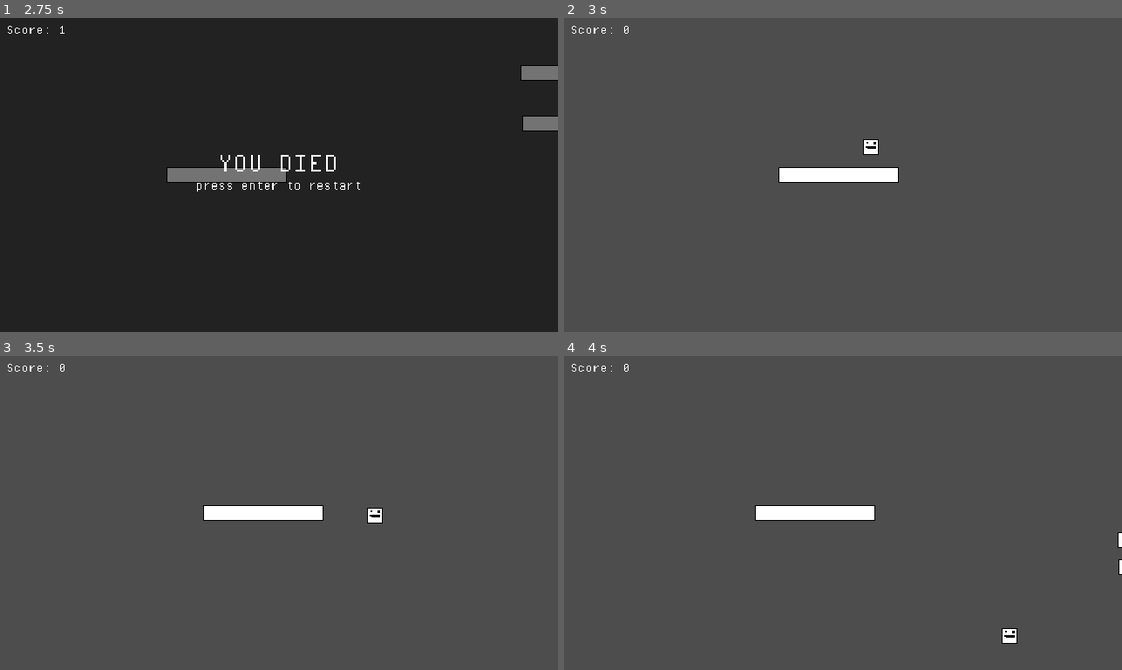
Above: before the commit, frames 1-4 (two rows, left to right).
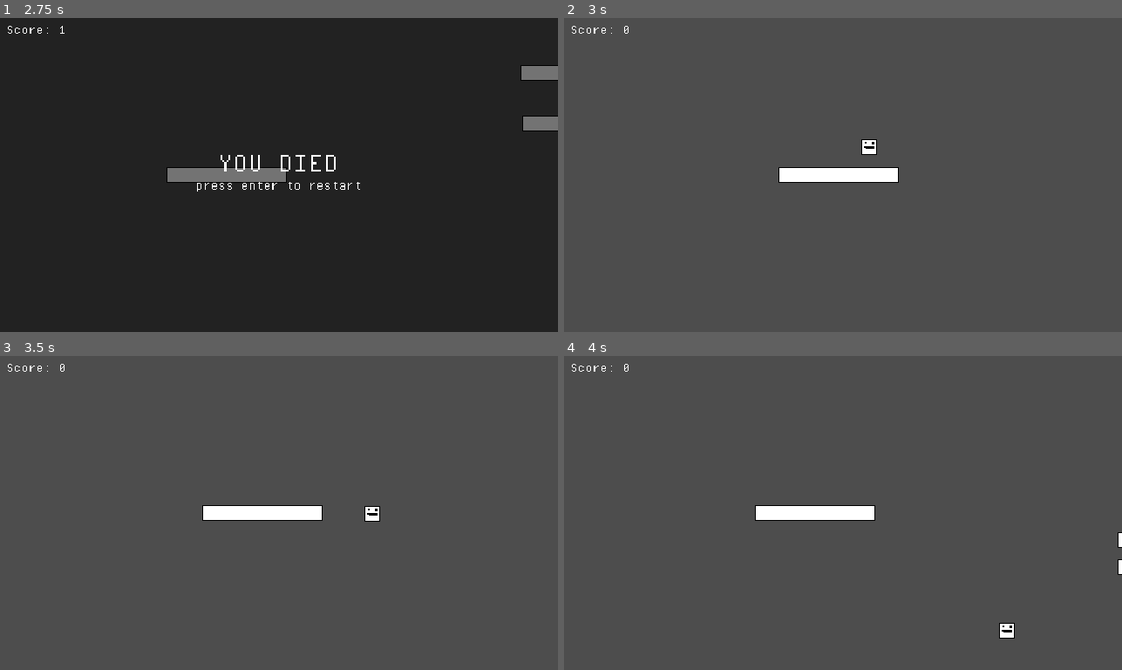
Above: after the commit, the same moments.

Repository: ragg967/jumping_game
Game: Godot game, scene res://scenes/main.tscn
Same seed, same stepped clock (60 frames per second), same inputs: the game is played once before the commit and once after it.
Inputs:
- Up to frame 1 (2.75 s): tap Enter (restart) at 0.5 s; hold D (moveRight) 0.53-2.03 s; tap Space (jump) at 0.6, 0.77, 1.07, 1.52, 1.55, 1.82, 2.1 s; tap F at 1.35 s; hold A (moveLeft) from 2.03 s (still down)
- Up to frame 2 (3 s): tap Enter (restart) at 2.75 s; release A (moveLeft) at 2.78 s; hold D (moveRight) from 2.78 s (still down); tap F at 2.85 s
- Up to frame 3 (3.5 s): keep holding D (moveRight); tap Space (jump) at 3.02, 3.05, 3.32 s
- Up to frame 4 (4 s): keep holding D (moveRight); tap Space (jump) at 3.6, 3.77 s

Frame 1 is identical in both runs. In frame 2, less than 0.1% of the frame differs, in the area x 53-57%, y 38-44%; in frame 3, 0.2%; in frame 4, 0.2%, in the area x 77-100%, y 64-92%.

Commit message:
started using game manager

Diff:
--- a/project.godot
+++ b/project.godot
@@ -20,10 +20,15 @@
 boot_splash/image="uid://d0s7fd1gvg17l"
 config/icon="uid://cebftlf0jy03u"
 
+[autoload]
+
+GameManager="*res://scenes/game_manager.tscn"
+
 [display]
 
 window/size/viewport_width=640
 window/size/viewport_height=360
+window/size/mode=2
 window/stretch/mode="viewport"
 window/stretch/scale_mode="integer"
 
--- /dev/null
+++ b/scenes/game_manager.tscn
@@ -0,0 +1,6 @@
+[gd_scene load_steps=2 format=3 uid="uid://j3h0hksj60at"]
+
+[ext_resource type="Script" uid="uid://b7kes4qy0m3qc" path="res://scripts/game_manager.gd" id="1_hwd4i"]
+
+[node name="Game manager" type="Node"]
+script = ExtResource("1_hwd4i")
--- a/scripts/death_box.gd
+++ b/scripts/death_box.gd
@@ -1,7 +1,6 @@
 extends Area2D
 
-@onready var player: CharacterBody2D = get_node("../Player")
-@onready var deathMenu: Control = get_node("../Death menu")
+var restart: StringName = &"restart"
 
 
 # Called when the node enters the scene tree for the first time.
@@ -14,7 +13,6 @@
 	pass
 
 
-func _on_body_entered(body: Node2D) -> void:
+func _on_body_entered(body: CharacterBody2D) -> void:
 	if body.is_in_group("Player"):
-		player.isDead = true
-		deathMenu.isVisible = true
+		GameManager.game_over()
--- a/scripts/death_menu.gd
+++ b/scripts/death_menu.gd
@@ -1,18 +1,18 @@
 extends Control
 
-var isVisible: bool = false
+var restart: StringName = &"restart"
 
 
 # Called when the node enters the scene tree for the first time.
 func _ready() -> void:
-	pass  # Replace with function body.
+	GameManager.gameOver.connect(make_visible)
 
 
 # Called every frame. 'delta' is the elapsed time since the previous frame.
 func _process(_delta: float) -> void:
-	if isVisible == true:
-		visible = isVisible
-		if Input.is_action_just_pressed(&"restart"):
-			get_tree().change_scene_to_file("res://scenes/main.tscn")
-	else:
-		visible = isVisible
+	if visible and Input.is_action_pressed(restart):
+		GameManager.restart_game()
+
+
+func make_visible():
+	visible = true
--- /dev/null
+++ b/scripts/game_manager.gd
@@ -0,0 +1,31 @@
+extends Node
+
+var score: int = 0
+var isGameOver: bool = false
+signal gameOver
+
+
+# Called when the node enters the scene tree for the first time.
+func _ready() -> void:
+	pass
+
+
+# Called every frame. 'delta' is the elapsed time since the previous frame.
+func _process(_delta: float) -> void:
+	pass
+
+
+func game_over():
+	gameOver.emit()
+	Engine.time_scale = 0
+
+
+func restart_game():
+	get_tree().change_scene_to_file("res://scenes/main.tscn")
+	Engine.time_scale = 1
+	score = 0
+
+
+func update_score(amount: int = 1):
+	if !isGameOver:
+		score += amount
--- a/scripts/platform_spawner.gd
+++ b/scripts/platform_spawner.gd
@@ -26,7 +26,7 @@
 
 
 func update_difficulty() -> void:
-	var score = scoreBoard.score
+	var score = GameManager.score
 
 	# Aggressive difficulty scaling based on score
 	var difficulty_multiplier = 1.0 + (score * 0.12)  # 12% increase per point
@@ -42,7 +42,7 @@
 
 
 func get_current_speed() -> float:
-	var score = scoreBoard.score
+	var score = GameManager.score
 	var difficulty_multiplier = 1.0 + (score * 0.18)  # 18% speed increase per point
 
 	var current_speed = baseSpeed * difficulty_multiplier
--- a/scripts/player.gd
+++ b/scripts/player.gd
@@ -2,31 +2,33 @@
 
 @export var speed: float = 300.0
 @export var jumpVelocity: float = -500.0
-var isDead: bool = false
-var input_left: StringName = &"moveLeft"
-var input_right: StringName = &"moveRight"
-var input_jump: StringName = &"jump"
+var inputLeft: StringName = &"moveLeft"
+var inputRight: StringName = &"moveRight"
+var inputJump: StringName = &"jump"
+var inputDown: StringName = &"dashDown"
 
 
 func _physics_process(delta: float) -> void:
-	if !isDead:
-		Engine.time_scale = 1
-		# Add the gravity.
-		if not is_on_floor():
-			velocity += get_gravity() * delta
+	# Add the gravity.
+	if not is_on_floor():
+		velocity += get_gravity() * delta
 
 		# Handle jump.
-		if Input.is_action_just_pressed(&"jump") and is_on_floor():
-			velocity.y = jumpVelocity
 
 		# Get the input direction and handle the movement/deceleration.
 		# As good practice, you should replace UI actions with custom gameplay actions.
-		var direction := Input.get_axis(&"moveLeft", &"moveRight")
-		if direction:
-			velocity.x = direction * speed
-		else:
-			velocity.x = move_toward(velocity.x, 0, speed)
+	if Input.is_action_just_pressed(inputJump) and is_on_floor():
+		velocity.y = jumpVelocity
 
-		move_and_slide()
+		# Get the input direction and handle the movement/deceleration.
+		# As good practice, you should replace UI actions with custom gameplay actions.
+	var direction := Input.get_axis(inputLeft, inputRight)
+	if direction:
+		velocity.x = direction * speed
 	else:
-		Engine.time_scale = 0
+		velocity.x = move_toward(velocity.x, 0, speed)
+
+	if Input.is_action_just_pressed(inputDown):
+		velocity.y += 500
+
+	move_and_slide()
--- a/scripts/score_board.gd
+++ b/scripts/score_board.gd
@@ -1,6 +1,4 @@
 extends RichTextLabel
-
-var score: int = 0
 
 
 # Called when the node enters the scene tree for the first time.
@@ -10,8 +8,8 @@
 
 # Called every frame. 'delta' is the elapsed time since the previous frame.
 func _process(_delta: float) -> void:
-	text = "Score: %d" % score
+	text = "Score: %d" % GameManager.score
 
 
 func _update_score() -> void:
-	score += 1
+	GameManager.update_score()
Not shown: 1 places in scenes/death_menu.tscn that only renumber resources
Not shown, changed: scripts/death_menu.gd.uid
Not shown, added: scripts/game_manager.gd.uid
